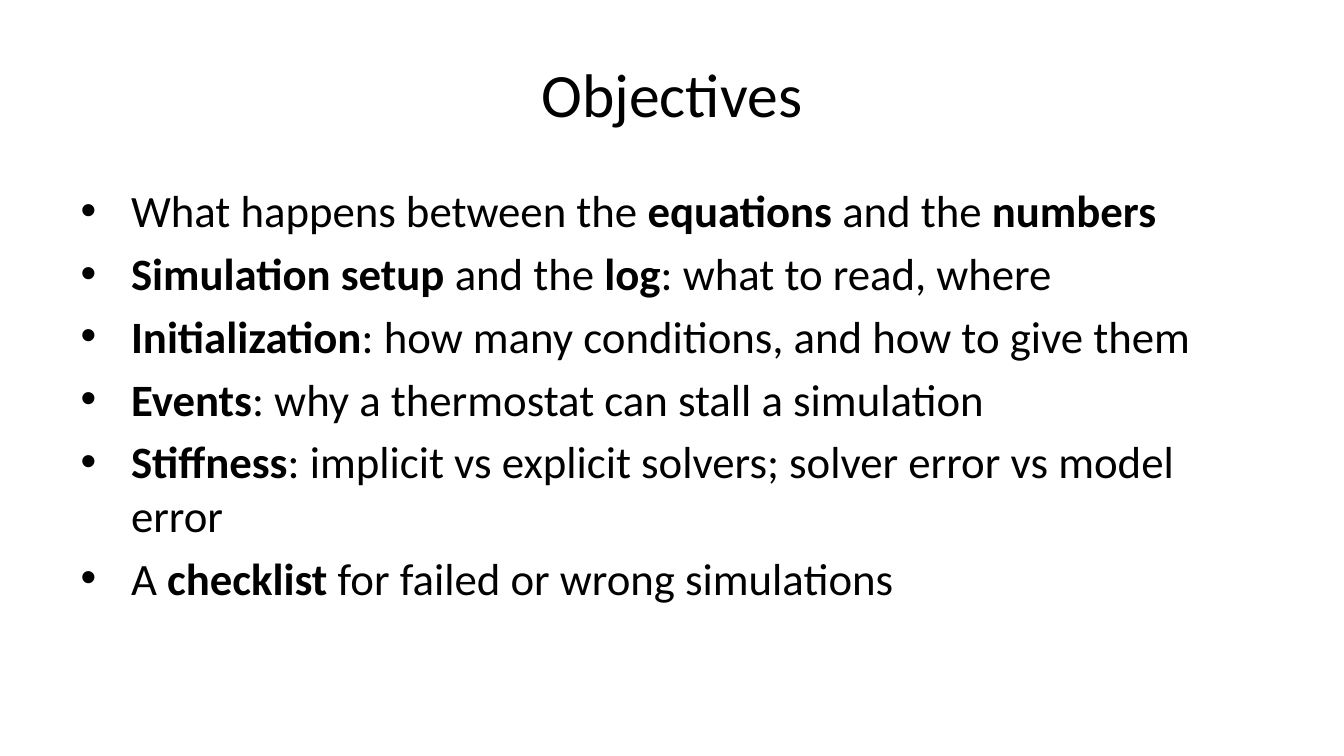
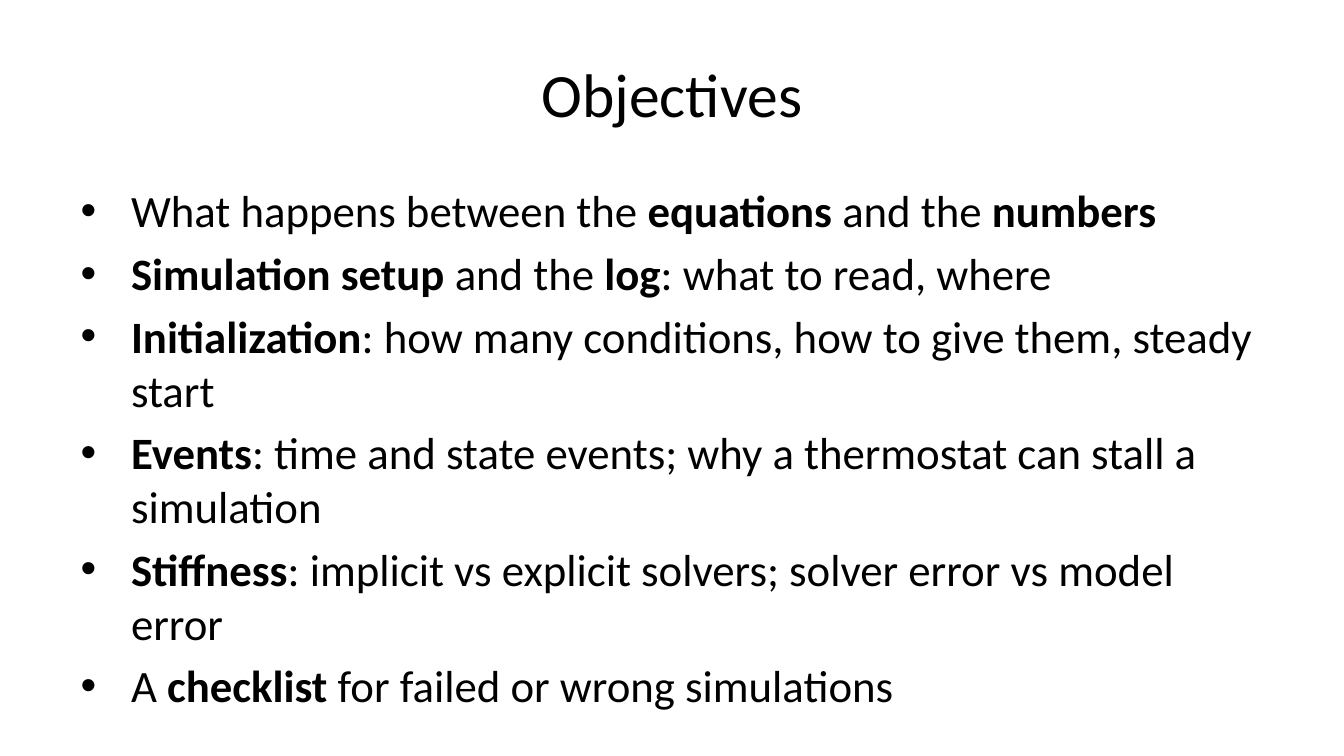
Before and after one commit to DSSchiera/energy-systems-modelica-python-course-participant, a slide deck: slide 2 of slides/session_04/session_04.pptx. Drawn at 1344x756 pixels with LibreOffice and Linux fonts; fonts in the diff are those of the drawing. Boxes give left, top, right and bottom in pixels: in the first picture for what was removed or moved away, otherwise in the second. Text is boxed around its words. In the diff, an @@ line names an element or a change of style, - is before the commit and + after.

```diff
--- a/slides/session_04/session_04.pptx
+++ b/slides/session_04/session_04.pptx
@@ text at box(131, 321, 1252, 524): text changed @@
-• Initialization: how many conditions, and how to give them
-• Events: why a thermostat can stall a simulation
+• Initialization: how many conditions, how to give them, steady start
+• Events: time and state events; why a thermostat can stall a simulation
```
Also in this commit, not shown: 2 other slides changed, 5 slides added, 2 slides removed, 11 other files.
